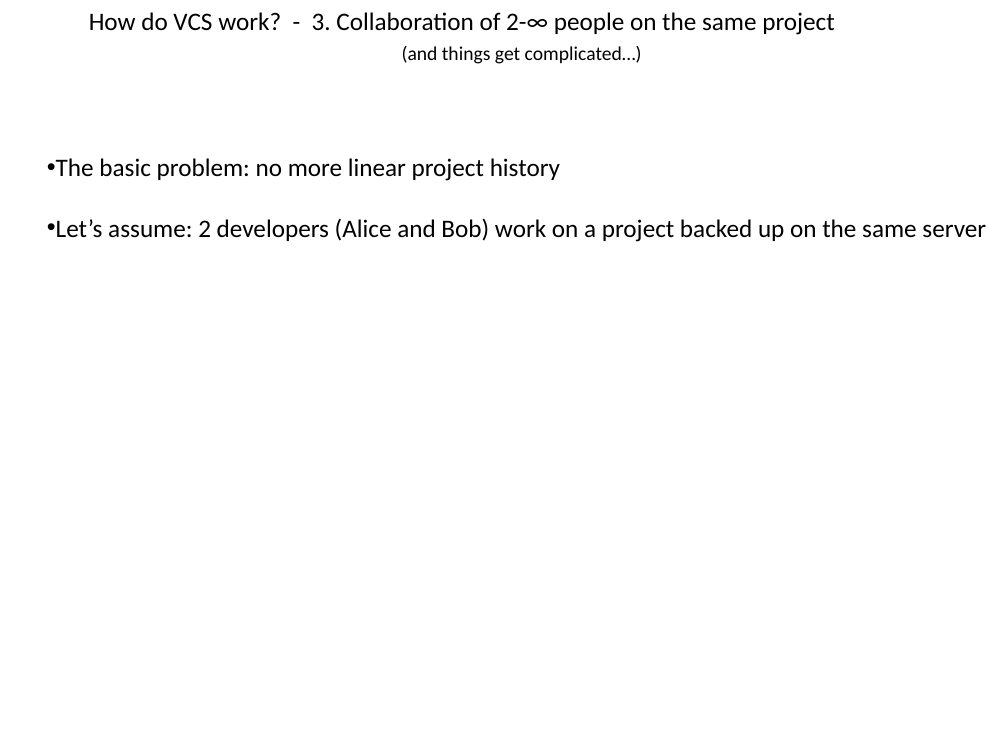
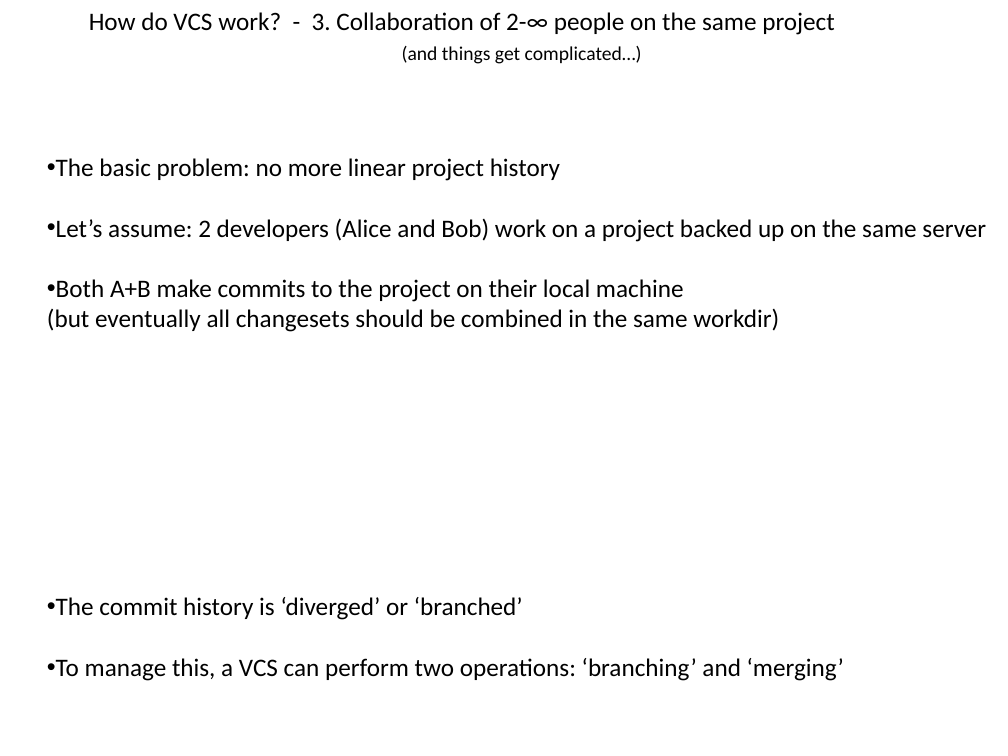
Before and after one commit to flosopher/gittalk, a slide deck: slide 6 of git_python_kurs.pptx. Drawn at 1008x756 pixels with LibreOffice and Linux fonts; fonts in the diff are those of the drawing. Boxes give left, top, right and bottom in pixels: in the first picture for what was removed or moved away, otherwise in the second. Text is boxed around its words. In the diff, an @@ line names an element or a change of style, - is before the commit and + after.

```diff
--- a/git_python_kurs.pptx
+++ b/git_python_kurs.pptx
@@ text at <box>47,279,779,332</box>: paragraphs added @@
+• Both A+B make commits to the project on their local machine
+(but eventually all changesets should be combined in the same workdir)
@@ text added at <box>56,597,844,681</box>, 18 pt, text #000000 @@
+• The commit history is ‘diverged’ or ‘branched’
+• To manage this, a VCS can perform two operations: ‘branching’ and ‘merging’
```
Also in this commit, not shown: 6 slides added, 1 slide removed.
